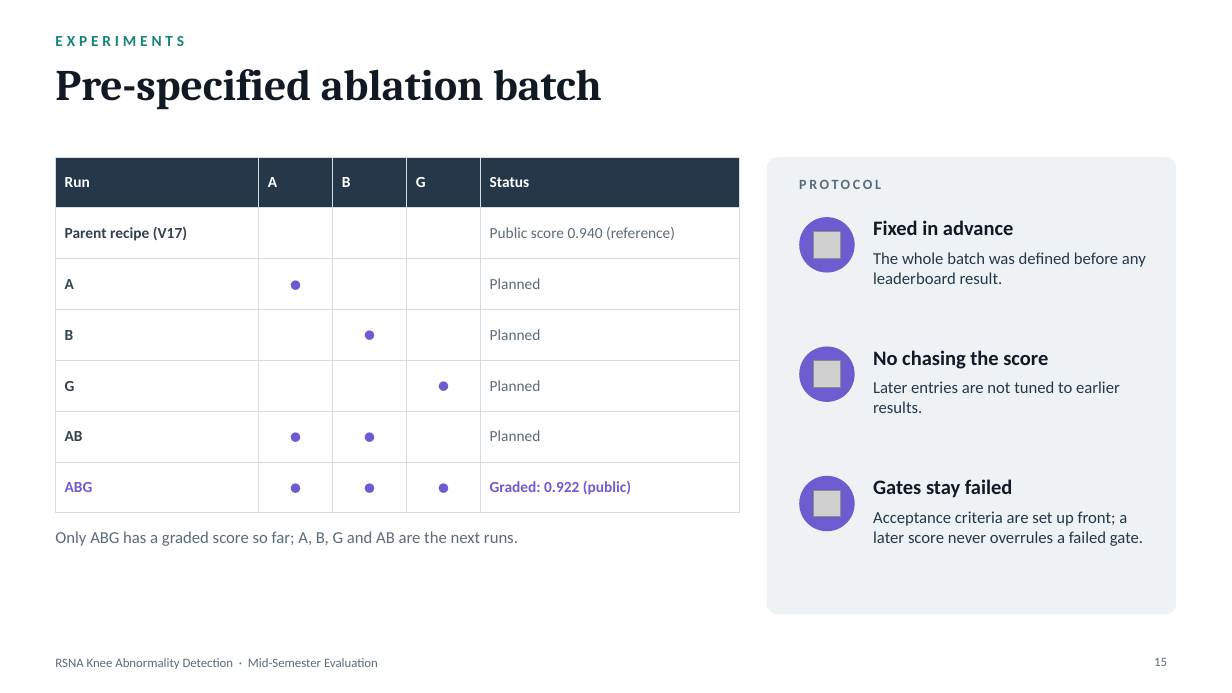
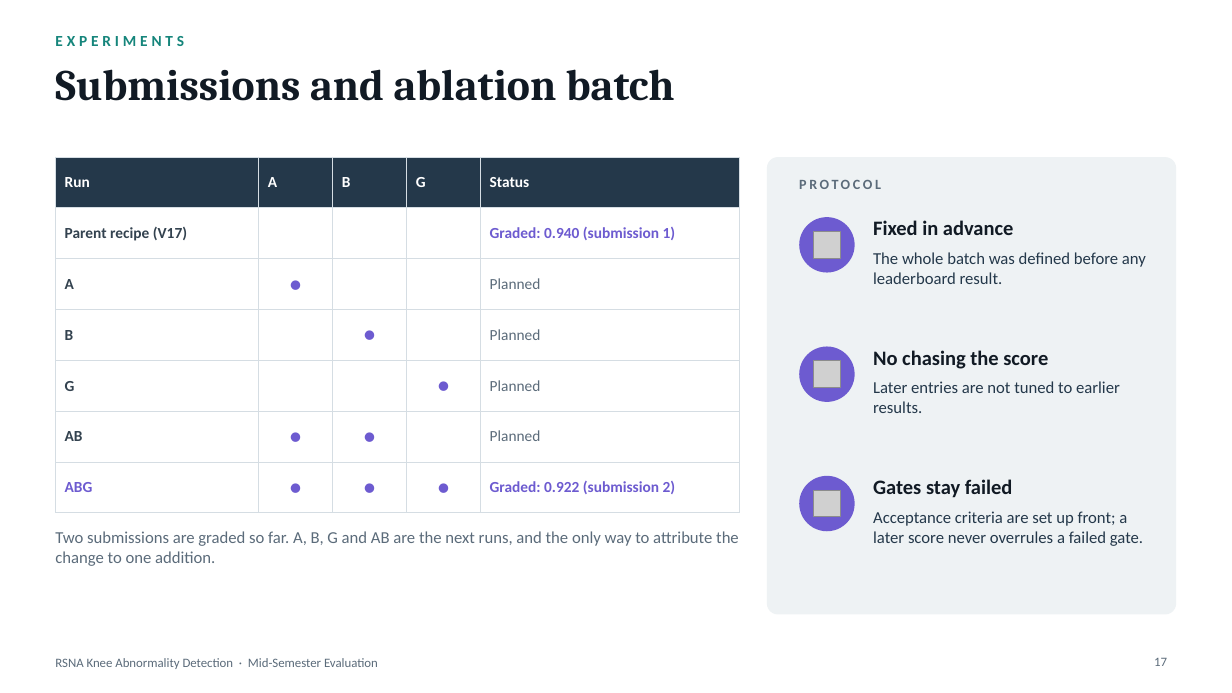
Before and after one commit to abhijitkar10/Sarth, a slide deck: slide 17 of RSNA_Knee_MRI_MidSem_Deck.pptx (slide 15 before the commit). Drawn at 1232x693 pixels with LibreOffice and Linux fonts; fonts in the diff are those of the drawing; grey boxes stand for pictures. Boxes give left, top, right and bottom in pixels: in the first picture for what was removed or moved away, otherwise in the second. Text is boxed around its words. In the diff, an @@ line names an element or a change of style, - is before the commit and + after.

```diff
--- a/RSNA_Knee_MRI_MidSem_Deck.pptx
+++ b/RSNA_Knee_MRI_MidSem_Deck.pptx
@@ title at [55, 69, 675, 101]: text changed @@
-Pre-specified ablation batch
+Submissions and ablation batch
@@ table at [55, 157, 739, 498] @@
-row 2, column 5: Public score 0.940 (reference)
+row 2, column 5: Graded: 0.940 (submission 1)
-row 7, column 5: Graded: 0.922 (public)
+row 7, column 5: Graded: 0.922 (submission 2)
@@ text at [55, 531, 739, 566]: text changed @@
-Only ABG has a graded score so far; A, B, G and AB are the next runs.
+Two submissions are graded so far. A, B, G and AB are the next runs, and the only way to attribute the change to one addition.
@@ page number at [1154, 658, 1167, 666]: text changed @@
-15
+17
```
Also in this commit, not shown: 9 other slides changed, 2 slides added, 3 other files.
